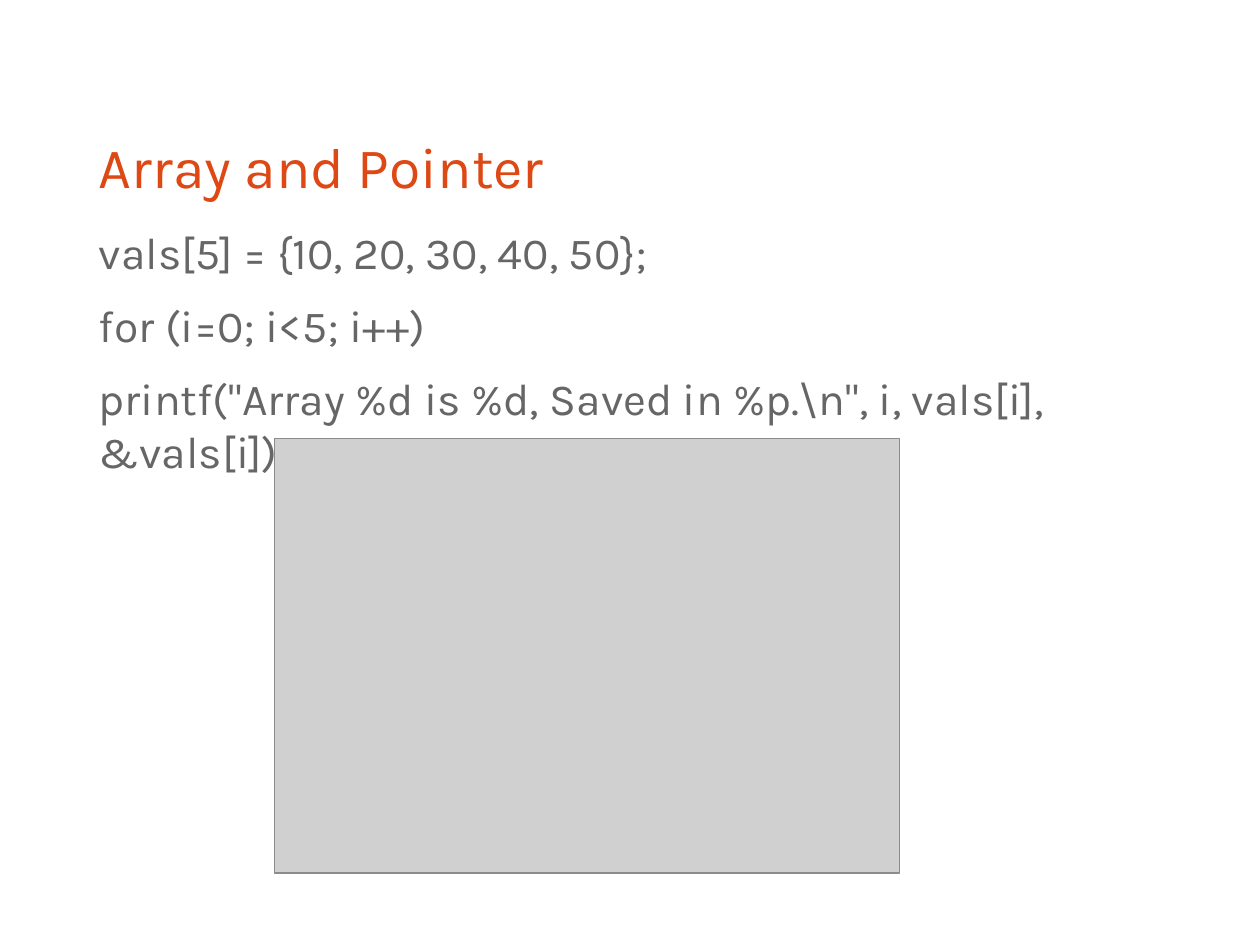
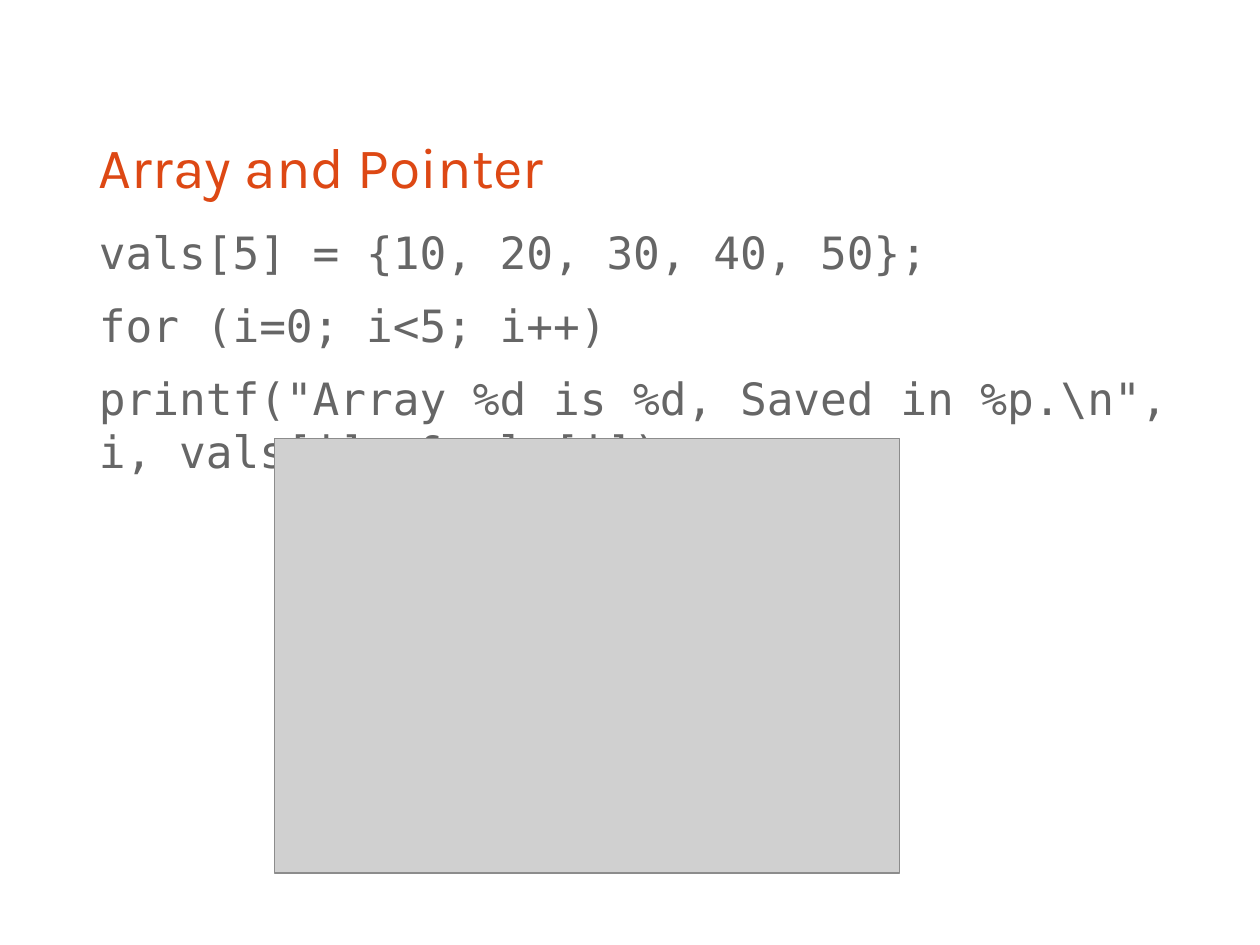
Before and after one commit to bagustris/prokom-tf, a slide deck: slide 16 of prokom4.odp. Drawn at 1260x945 pixels with LibreOffice and Linux fonts; fonts in the diff are those of the drawing; grey boxes stand for pictures. Boxes give left, top, right and bottom in pixels: in the first picture for what was removed or moved away, otherwise in the second. Text is boxed around its words. In the diff, an @@ line names an element or a change of style, - is before the commit and + after.

```diff
--- a/prokom4.odp
+++ b/prokom4.odp
@@ text "vals[5] = {10, 20, 30, ..." at (99, 235, 1167, 479): font Karla to DejaVu Sans Mono @@
```
Also in this commit, not shown: 2 other slides changed, 2 other files.
